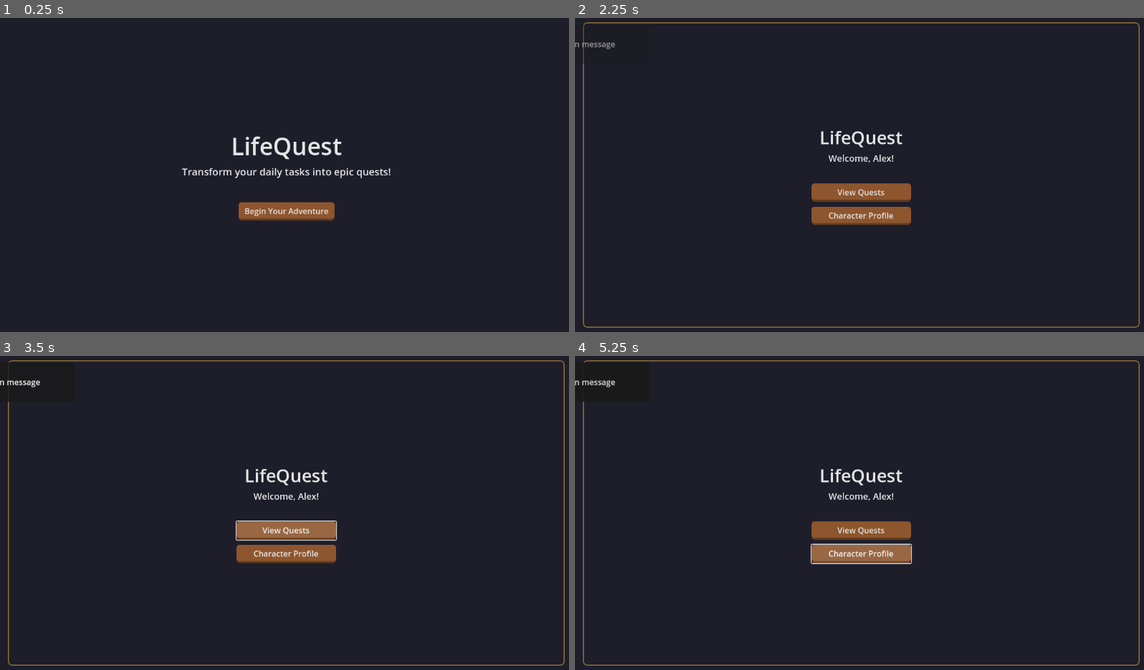
Above: before the commit, frames 1-4 (two rows, left to right).
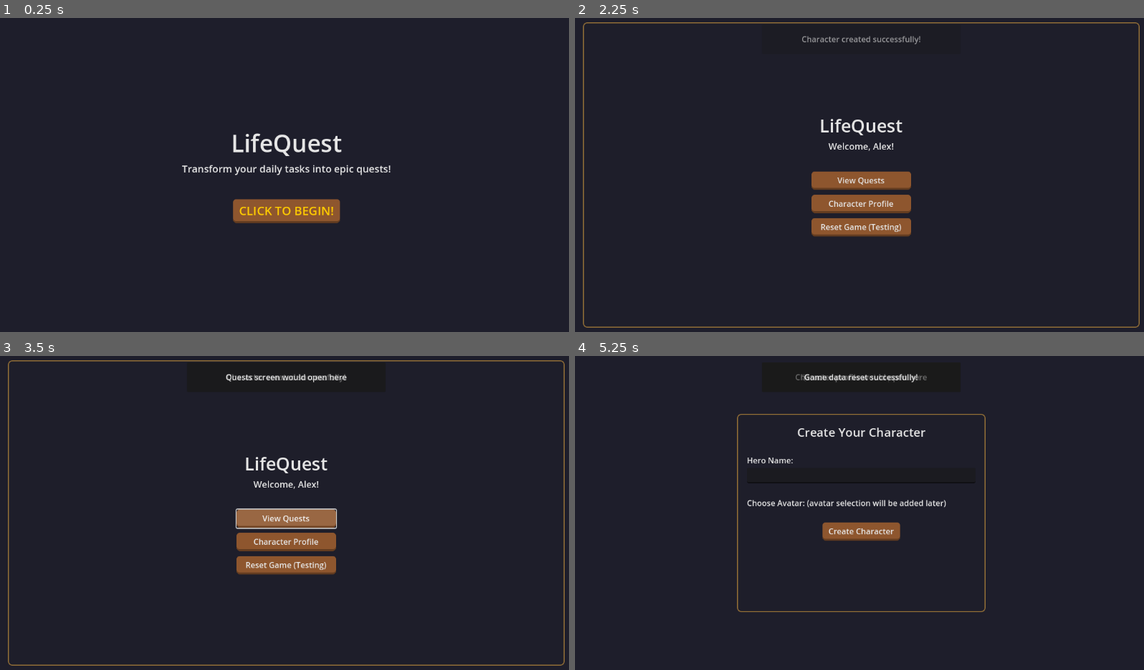
Above: after the commit, the same moments.

Repository: Wazaq/LifeQuest
Game: Godot game, scene res://scenes/main.tscn
The game is run twice, just before and just after one commit, with the same random seed, the same clock (stepped at 60 frames per second) and the same inputs.
Inputs (mouse positions are in pixels of both pictures, inside the frame that each line leads up to):
- Up to frame 1 (0.25 s): no input
- Up to frame 2 (2.25 s): click "Begin Your Adventure" (after the commit: "CLICK TO BEGIN!") at 0.5 s; click (859, 137) at 1.27 s; type "Alex" at 1.35 s; click "Create Character" at 2 s
- Up to frame 3 (3.5 s): click "View Quests" at 2.75 s
- Up to frame 4 (5.25 s): click "Character Profile" at 3.5 s; click (859, 566) at 4.25 s, where only the run after the commit has a clickable "Reset Game (Testing)"; click (859, 550) at 5 s, where only the run after the commit has a clickable "CLICK TO BEGIN!"

The runs differ from the first frame. In frame 1, 2.0% of the frame differs, in the area x 31-69%, y 36-66%; in frame 2, 3.7%; in frame 3, 3.9%; in frame 4, 5.4%, in the area x 0-100%, y 1-99%.
Error before the commit: Invalid assignment of property or key 'text' with value of type 'String' on a base object of type 'Nil'. (res://scripts/ui/toast_notification.gd:28)

Commit message:
Updated the script and flow from entry screen to main menu, Toast display shows up on top center, nice solid base framework so far

Diff:
--- a/project.godot
+++ b/project.godot
@@ -17,7 +17,6 @@
 
 [autoload]
 
-BetterTerrain="*res://addons/better-terrain/BetterTerrain.gd"
 GameManager="*res://scripts/autoload/game_manager.gd"
 QuestManager="*res://scripts/autoload/quest_manager.gd"
 ProfileManager="*res://scripts/autoload/profile_manager.gd"
--- a/scenes/main.tscn
+++ b/scenes/main.tscn
@@ -41,7 +41,12 @@
 
 [node name="NotificationLayer" type="Control" parent="UIRoot"]
 layout_mode = 1
-anchors_preset = 0
+anchors_preset = 15
+anchor_right = 1.0
+anchor_bottom = 1.0
+grow_horizontal = 2
+grow_vertical = 2
+mouse_filter = 2
 
 [node name="PopupLayer" type="Control" parent="UIRoot"]
 layout_mode = 1
--- a/scenes/main_menu/splash_screen.tscn
+++ b/scenes/main_menu/splash_screen.tscn
@@ -45,4 +45,7 @@
 [node name="StartButton" type="Button" parent="VBoxContainer"]
 layout_mode = 2
 size_flags_horizontal = 4
-text = "Begin Your Adventure"
+mouse_default_cursor_shape = 2
+theme_override_colors/font_color = Color(1, 0.8, 0, 1)
+theme_override_font_sizes/font_size = 24
+text = "CLICK TO BEGIN!"
--- a/scenes/ui/toast_notification.tscn
+++ b/scenes/ui/toast_notification.tscn
@@ -6,10 +6,10 @@
 anchors_preset = 5
 anchor_left = 0.5
 anchor_right = 0.5
-offset_left = -150.0
+offset_left = -200.0
 offset_top = 20.0
-offset_right = 150.0
-offset_bottom = 100.0
+offset_right = 200.0
+offset_bottom = 80.0
 grow_horizontal = 2
 grow_vertical = 2
 size_flags_horizontal = 4
@@ -17,6 +17,7 @@
 
 [node name="HBoxContainer" type="HBoxContainer" parent="."]
 layout_mode = 2
+size_flags_horizontal = 3
 alignment = 1
 
 [node name="MessageLabel" type="Label" parent="HBoxContainer"]
--- a/scripts/autoload/ui_manager.gd
+++ b/scripts/autoload/ui_manager.gd
@@ -116,7 +116,10 @@
 
 	# Queue hiding the screen when animation is complete
 	await tween.finished
-	screen.visible = false
+
+	# Check if the screen is still valid before trying to hide it
+	if is_instance_valid(screen):
+		screen.visible = false
 
 # Show a popup window
 func show_popup(popup: Control):
@@ -159,22 +162,52 @@
 
 	# Queue hiding the popup when animation is complete
 	await tween.finished
-	popup.visible = false
+
+	# Check if the popup is still valid before trying to hide it
+	if is_instance_valid(popup):
+		popup.visible = false
 
 # Show a toast notification
 func show_toast(message: String, type: String = "info", duration: float = -1):
+	print("UIManager: Attempting to show toast with message: " + message)
+
 	if toast_container == null:
 		push_error("UIManager: Cannot show toast - toast_container not set")
 		return
 
-	var toast = load("res://scenes/ui/toast_notification.tscn").instantiate()
+	print("UIManager: Toast container exists, loading scene...")
+	var toast_scene = load("res://scenes/ui/toast_notification.tscn")
+	if toast_scene == null:
+		push_error("UIManager: Failed to load toast notification scene")
+		return
+
+	print("UIManager: Scene loaded, instantiating...")
+	var toast = toast_scene.instantiate()
+	if toast == null:
+		push_error("UIManager: Failed to instantiate toast")
+		return
+
+	print("UIManager: Toast instantiated, setting up...")
 
 	# Set toast duration
 	var toast_time = duration if duration > 0 else toast_duration
 
 	# Configure and add the toast
 	toast.setup(message, type, toast_time)
+
+	# Make sure the toast is added with the correct anchors
 	toast_container.add_child(toast)
+
+	# Ensure the toast is positioned correctly at the top center
+	toast.anchor_left = 0.5
+	toast.anchor_top = 0.0
+	toast.anchor_right = 0.5
+	toast.anchor_bottom = 0.0
+	toast.offset_left = -200
+	toast.offset_top = 20
+	toast.offset_right = 200
+	toast.offset_bottom = 80
+
 	active_toasts.append(toast)
 
 	# Play sound based on type (to be implemented when we have sounds)
@@ -186,7 +219,7 @@
 	#     AudioManager.play_sfx(sound_notification)
 
 	emit_signal("toast_displayed", message)
-	print("UIManager: Toast notification - %s" % message)
+	print("UIManager: Toast notification displayed - %s" % message)
 
 # Remove a specific toast notification
 func remove_toast(toast: Control):
@@ -202,9 +235,10 @@
 
 	await tween.finished
 
-	# Remove the toast from the scene
-	if is_instance_valid(toast) and toast.is_inside_tree():
-		toast.queue_free()
+	# Remove the toast from the scene if it's still valid
+	if is_instance_valid(toast):
+		if toast.is_inside_tree():
+			toast.queue_free()
 
 # Clear all active toast notifications
 func clear_all_toasts():
--- a/scripts/ui/character_creation.gd
+++ b/scripts/ui/character_creation.gd
@@ -9,6 +9,49 @@
 
 	# Connect signals
 	create_button.connect("pressed", Callable(self, "_on_create_button_pressed"))
+
+# Helper function to find the screens container by traversing up from this node
+func find_screens_container() -> Control:
+	# First try getting it from UIManager
+	if get_node_or_null("/root/UIManager") and UIManager.main_container:
+		return UIManager.main_container
+
+	# If not found, try finding it in the scene tree
+	var current_node = self
+	var max_iterations = 10  # Avoid infinite loops
+	var iteration = 0
+
+	while current_node and iteration < max_iterations:
+		# If this is the screens container itself
+		if current_node.name == "ScreensContainer":
+			return current_node
+
+		# Look for a ScreensContainer child
+		var screens = current_node.get_node_or_null("ScreensContainer")
+		if screens:
+			return screens
+
+		# Look for deeper paths
+		screens = current_node.get_node_or_null("UIRoot/MainContainer/ScreensContainer")
+		if screens:
+			return screens
+
+		screens = current_node.get_node_or_null("MainContainer/ScreensContainer")
+		if screens:
+			return screens
+
+		# Go up to parent
+		current_node = current_node.get_parent()
+		iteration += 1
+
+	# Last resort: try to find it directly from the root
+	var root = get_tree().get_root()
+	var node = root.get_node_or_null("Main/UIRoot/MainContainer/ScreensContainer")
+	if node:
+		return node
+
+	# Could not find it
+	return null
 
 func _on_create_button_pressed():
 	var character_name = name_edit.text.strip_edges()
@@ -38,17 +81,20 @@
 				# Load the main menu scene
 				var main_menu = load("res://scenes/main_menu/main_menu.tscn").instantiate()
 
-				# Add it to the screens container
-				var main = get_tree().get_root().get_node("Main")
-				var screens_container = main.get_node("UIRoot/MainContainer/ScreensContainer")
+				# Find the screens container by going up the node tree from this node
+				var screens_container = find_screens_container()
 
-				# Change to the main menu screen
-				screens_container.add_child(main_menu)
+				if screens_container:
+					# Change to the main menu screen
+					screens_container.add_child(main_menu)
 
-				if get_node_or_null("/root/UIManager"):
-					UIManager.change_screen(main_menu)
+					if get_node_or_null("/root/UIManager"):
+						UIManager.change_screen(main_menu)
+				else:
+					push_error("CharacterCreation: Could not find screens container")
 
-				# Queue self for removal
+				# Queue self for removal after a short delay to ensure animations complete
+				await get_tree().create_timer(0.5).timeout
 				queue_free()
 			else:
 				if get_node_or_null("/root/UIManager"):
--- a/scripts/ui/main_menu.gd
+++ b/scripts/ui/main_menu.gd
@@ -4,18 +4,60 @@
 @onready var welcome_label: Label = $Panel/MarginContainer/VBoxContainer/HeaderContainer/WelcomeLabel
 @onready var quests_button: Button = $Panel/MarginContainer/VBoxContainer/ButtonsContainer/QuestsButton
 @onready var character_button: Button = $Panel/MarginContainer/VBoxContainer/ButtonsContainer/CharacterButton
+var reset_button: Button  # Will be created dynamically
 
 func _ready():
 	print("MainMenu: Ready")
 
+	# Debug info
+	print("MainMenu: Checking UI elements")
+
+	if welcome_label:
+		print("MainMenu: Welcome label found")
+	else:
+		print("MainMenu: Welcome label NOT found")
+
+	if quests_button:
+		print("MainMenu: Quests button found")
+	else:
+		print("MainMenu: Quests button NOT found")
+
+	if character_button:
+		print("MainMenu: Character button found")
+	else:
+		print("MainMenu: Character button NOT found")
+
 	# Update welcome message with character name
-	if get_node_or_null("/root/ProfileManager"):
-		var character_name = ProfileManager.current_character.name
+	if get_node_or_null("/root/ProfileManager") and welcome_label:
+		var character_name = "Hero"
+
+		# Check if ProfileManager has a character
+		if ProfileManager.current_character and ProfileManager.current_character.has("name") and ProfileManager.current_character.name != "":
+			character_name = ProfileManager.current_character.name
+
 		welcome_label.text = "Welcome, %s!" % character_name
 
-	# Connect signals
+	# Connect signals for existing buttons
 	quests_button.connect("pressed", Callable(self, "_on_quests_button_pressed"))
 	character_button.connect("pressed", Callable(self, "_on_character_button_pressed"))
+
+	# Create reset button dynamically
+	var buttons_container = get_node("Panel/MarginContainer/VBoxContainer/ButtonsContainer")
+	if buttons_container:
+		# Create the reset button
+		reset_button = Button.new()
+		reset_button.text = "Reset Game (Testing)"
+		reset_button.size_flags_horizontal = Control.SIZE_SHRINK_CENTER
+		reset_button.custom_minimum_size = Vector2(200, 0)
+
+		# Connect its signal
+		reset_button.connect("pressed", Callable(self, "_on_reset_button_pressed"))
+
+		# Add to the container
+		buttons_container.add_child(reset_button)
+		print("MainMenu: Reset button created")
+	else:
+		print("MainMenu: Could not find buttons container")
 
 func _on_quests_button_pressed():
 	print("MainMenu: Quests button pressed")
@@ -30,3 +72,83 @@
 	# Show a message since we don't have the character profile screen yet
 	if get_node_or_null("/root/UIManager"):
 		UIManager.show_toast("Character profile would open here", "info")
+
+# Helper function to find the screens container by traversing up from this node
+func find_screens_container() -> Control:
+	# First try getting it from UIManager
+	if get_node_or_null("/root/UIManager") and UIManager.main_container:
+		return UIManager.main_container
+
+	# If not found, try finding it in the scene tree
+	var current_node = self
+	var max_iterations = 10  # Avoid infinite loops
+	var iteration = 0
+
+	while current_node and iteration < max_iterations:
+		# If this is the screens container itself
+		if current_node.name == "ScreensContainer":
+			return current_node
+
+		# Look for a ScreensContainer child
+		var screens = current_node.get_node_or_null("ScreensContainer")
+		if screens:
+			return screens
+
+		# Look for deeper paths
+		screens = current_node.get_node_or_null("UIRoot/MainContainer/ScreensContainer")
+		if screens:
+			return screens
+
+		screens = current_node.get_node_or_null("MainContainer/ScreensContainer")
+		if screens:
+			return screens
+
+		# Go up to parent
+		current_node = current_node.get_parent()
+		iteration += 1
+
+	# Last resort: try to find it directly from the root
+	var root = get_tree().get_root()
+	var node = root.get_node_or_null("Main/UIRoot/MainContainer/ScreensContainer")
+	if node:
+		return node
+
+	# Could not find it
+	return null
+
+func _on_reset_button_pressed():
+	print("MainMenu: Reset button pressed")
+
+	# Delete save files
+	if get_node_or_null("/root/DataManager"):
+		DataManager.delete_save_file(DataManager.CHARACTER_SAVE_FILE)
+		DataManager.delete_save_file(DataManager.ACTIVE_QUESTS_SAVE_FILE)
+		DataManager.delete_save_file(DataManager.COMPLETED_QUESTS_SAVE_FILE)
+		DataManager.delete_save_file(DataManager.SETTINGS_SAVE_FILE)
+
+		if get_node_or_null("/root/UIManager"):
+			UIManager.show_toast("Game data reset successfully!", "success")
+
+		# Return to splash screen
+		print("MainMenu: Navigating back to splash screen")
+
+		# Load the splash screen scene
+		var splash_screen = load("res://scenes/main_menu/splash_screen.tscn").instantiate()
+
+		# Find the screens container by going up the node tree from this node
+		var screens_container = find_screens_container()
+
+		if screens_container:
+			# Change to the splash screen
+			screens_container.add_child(splash_screen)
+
+			if get_node_or_null("/root/UIManager"):
+				UIManager.change_screen(splash_screen)
+		else:
+			push_error("MainMenu: Could not find screens container")
+
+		# Queue self for removal
+		queue_free()
+
+		# Queue self for removal
+		queue_free()
--- a/scripts/ui/splash_screen.gd
+++ b/scripts/ui/splash_screen.gd
@@ -6,8 +6,70 @@
 func _ready():
 	print("SplashScreen: Ready")
 
-	# Connect signals
-	start_button.connect("pressed", Callable(self, "_on_start_button_pressed"))
+	# Debug output
+	print("SplashScreen: StartButton exists: ", start_button != null)
+
+	# We'll use a different method to get the button - directly from the scene
+	var direct_button = get_node_or_null("VBoxContainer/StartButton")
+	print("SplashScreen: Direct button reference exists: ", direct_button != null)
+
+	# Connect signals using shorter syntax
+	if direct_button:
+		# Clear any existing connections first
+		if direct_button.is_connected("pressed", Callable(self, "_on_start_button_pressed")):
+			direct_button.disconnect("pressed", Callable(self, "_on_start_button_pressed"))
+
+		# Connect with shorter syntax
+		direct_button.pressed.connect(_on_start_button_pressed)
+		print("SplashScreen: Button connected with shorter syntax")
+
+		# Add a direct callback for testing
+		direct_button.pressed.connect(func(): print("DIRECT CALLBACK TRIGGERED"))
+	else:
+		push_error("SplashScreen: StartButton not found!")
+
+# Helper function to find the screens container by traversing up from this node
+func find_screens_container() -> Control:
+	# First try getting it from UIManager
+	if get_node_or_null("/root/UIManager") and UIManager.main_container:
+		return UIManager.main_container
+
+	# If not found, try finding it in the scene tree
+	var current_node = self
+	var max_iterations = 10  # Avoid infinite loops
+	var iteration = 0
+
+	while current_node and iteration < max_iterations:
+		# If this is the screens container itself
+		if current_node.name == "ScreensContainer":
+			return current_node
+
+		# Look for a ScreensContainer child
+		var screens = current_node.get_node_or_null("ScreensContainer")
+		if screens:
+			return screens
+
+		# Look for deeper paths
+		screens = current_node.get_node_or_null("UIRoot/MainContainer/ScreensContainer")
+		if screens:
+			return screens
+
+		screens = current_node.get_node_or_null("MainContainer/ScreensContainer")
+		if screens:
+			return screens
+
+		# Go up to parent
+		current_node = current_node.get_parent()
+		iteration += 1
+
+	# Last resort: try to find it directly from the root
+	var root = get_tree().get_root()
+	var node = root.get_node_or_null("Main/UIRoot/MainContainer/ScreensContainer")
+	if node:
+		return node
+
+	# Could not find it
+	return null
 
 func _on_start_button_pressed():
 	print("SplashScreen: Start button pressed")
@@ -18,10 +80,30 @@
 		has_character = DataManager.has_character_save()
 
 	if has_character:
-		# Eventually navigate to the main menu scene
-		print("SplashScreen: Would navigate to main_menu.tscn")
-		if get_node_or_null("/root/UIManager"):
-			UIManager.show_toast("Character found! Would navigate to Main Menu.", "info")
+		# Actually navigate to the main menu scene
+		print("SplashScreen: Navigating to main_menu.tscn")
+
+		# Load the main menu scene
+		var main_menu = load("res://scenes/main_menu/main_menu.tscn").instantiate()
+
+		# Find the screens container
+		var screens_container = find_screens_container()
+
+		if screens_container:
+			# Add the main menu to the container
+			screens_container.add_child(main_menu)
+
+			if get_node_or_null("/root/UIManager"):
+				UIManager.show_toast("Navigating to Main Menu", "info")
+				UIManager.change_screen(main_menu)
+
+			# Queue self for removal after a short delay
+			await get_tree().create_timer(0.5).timeout
+			queue_free()
+		else:
+			push_error("SplashScreen: Could not find screens container")
+			if get_node_or_null("/root/UIManager"):
+				UIManager.show_toast("Error: Could not find screens container", "error")
 	else:
 		# Navigate to character creation scene
 		print("SplashScreen: Navigating to character_creation.tscn")
@@ -29,15 +111,18 @@
 		# Load the character creation scene
 		var character_creation = load("res://scenes/character/character_creation.tscn").instantiate()
 
-		# Add it to the screens container
-		var main = get_tree().get_root().get_node("Main")
-		var screens_container = main.get_node("UIRoot/MainContainer/ScreensContainer")
+		# Find the screens container by going up the node tree from this node
+		var screens_container = find_screens_container()
 
-		# Change to the character creation screen
-		screens_container.add_child(character_creation)
+		if screens_container:
+			# Change to the character creation screen
+			screens_container.add_child(character_creation)
 
-		if get_node_or_null("/root/UIManager"):
-			UIManager.change_screen(character_creation)
+			if get_node_or_null("/root/UIManager"):
+				UIManager.change_screen(character_creation)
+		else:
+			push_error("SplashScreen: Could not find screens container")
 
-		# Queue self for removal
+		# Queue self for removal after a short delay to ensure animations complete
+		await get_tree().create_timer(0.5).timeout
 		queue_free()
--- a/scripts/ui/toast_notification.gd
+++ b/scripts/ui/toast_notification.gd
@@ -17,6 +17,9 @@
 var fade_out_time: float = 0.5
 
 func _ready():
+	if message_label == null:
+		push_error("Toast notification message label is null!")
+
 	# Start invisible
 	modulate.a = 0
 
@@ -25,7 +28,13 @@
 
 # Setup the notification with message and type
 func setup(message: String, type: String = "info", time: float = 3.0):
-	message_label.text = message
+	# Use direct node access instead of relying on @onready var
+	var label = get_node_or_null("HBoxContainer/MessageLabel")
+	if label == null:
+		push_error("Toast: Could not find MessageLabel node")
+		return
+
+	label.text = message
 	display_time = time
 
 	# Apply style based on type
